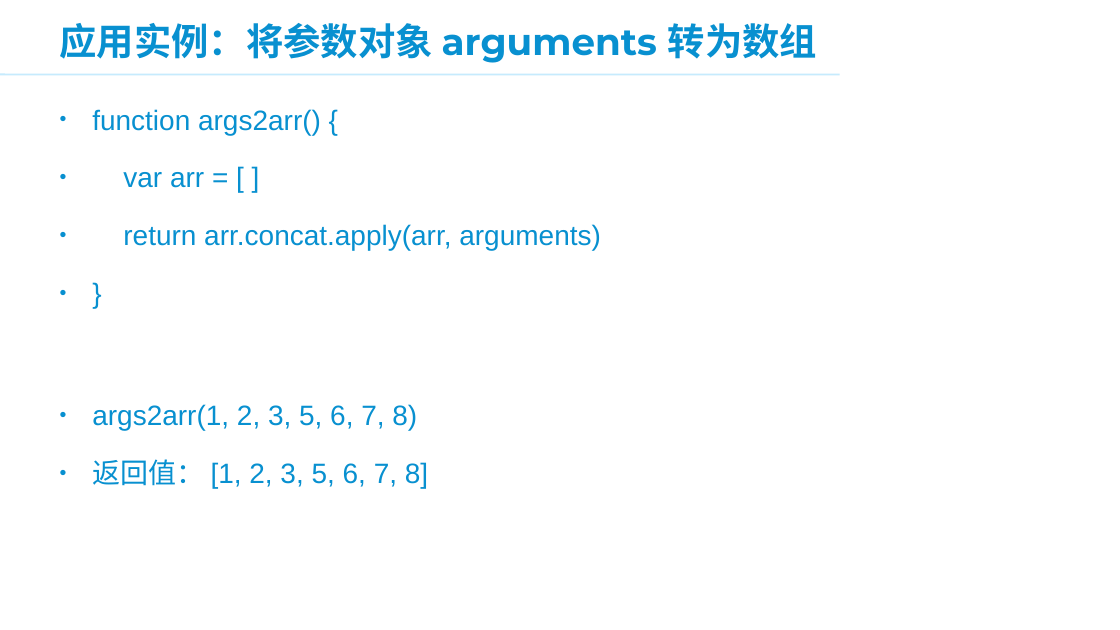
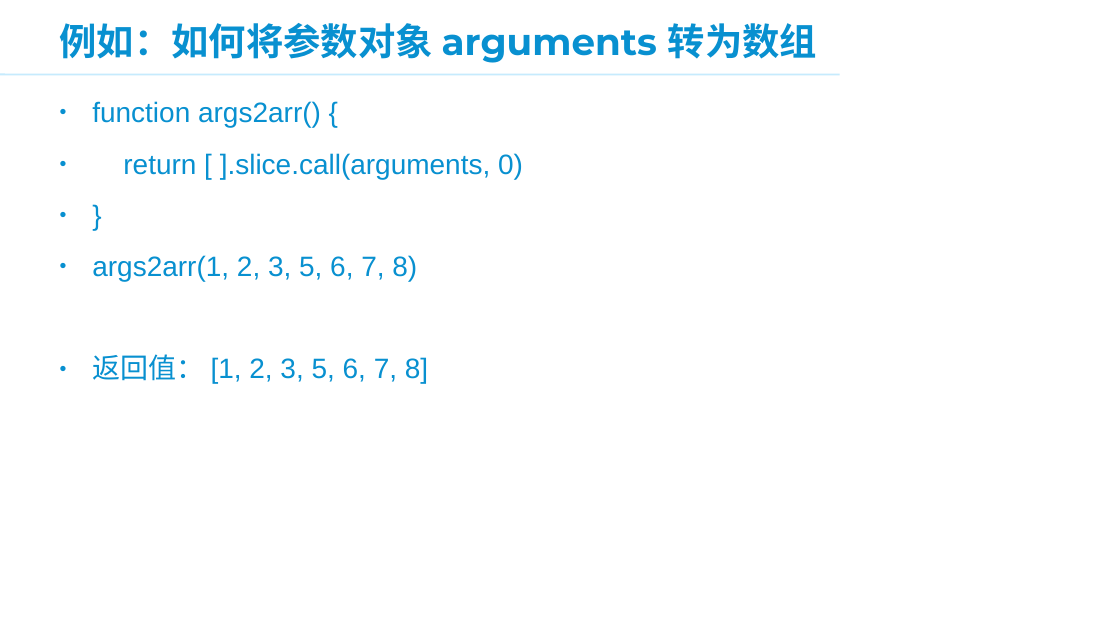
Before and after one commit to panxuepeng/javascript, a slide deck: slide 3 of ppt/3.JavaScript 高级部分.ppt. Drawn at 1120x630 pixels with LibreOffice and Linux fonts; fonts in the diff are those of the drawing; background and template pictures are left out. Boxes give left, top, right and bottom in pixels: in the first picture for what was removed or moved away, otherwise in the second. Text is boxed around its words. In the diff, an @@ line names an element or a change of style, - is before the commit and + after.

```diff
--- a/ppt/3.JavaScript 高级部分.ppt
+++ b/ppt/3.JavaScript 高级部分.ppt
@@ title at [60, 23, 817, 63]: text changed @@
-应用实例：将参数对象 arguments 转为数组
+例如：如何将参数对象 arguments 转为数组
@@ text at [92, 101, 428, 384]: line spacing 1.1 to 0.9 @@
@@ text at [123, 153, 523, 179]: text changed @@
-• var arr = [ ]
-• return arr.concat.apply(arr, arguments)
+• return [ ].slice.call(arguments, 0)
```
Also in this commit, not shown: 9 other slides changed, 1 slide removed, 16 other files.
